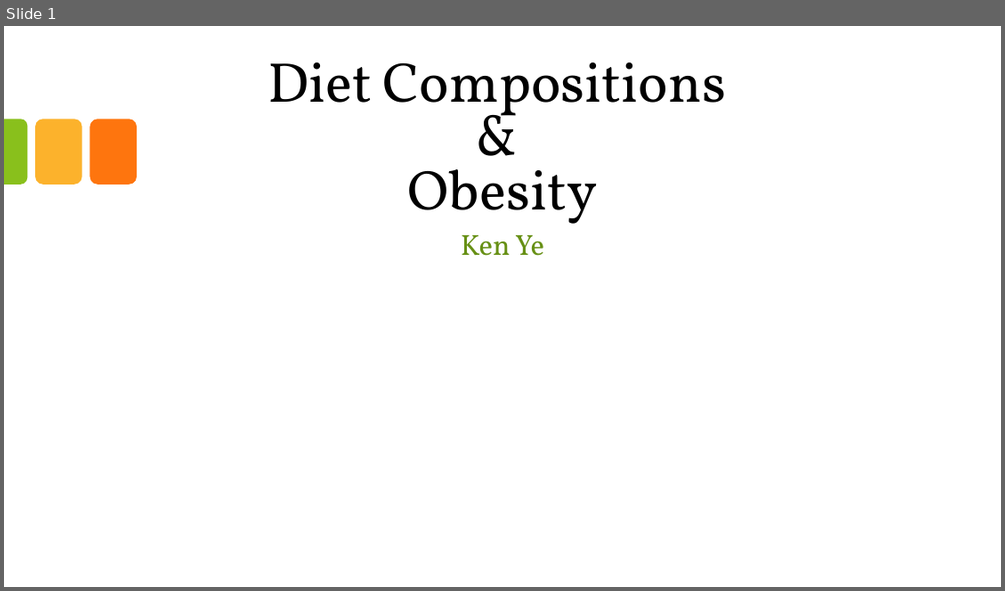
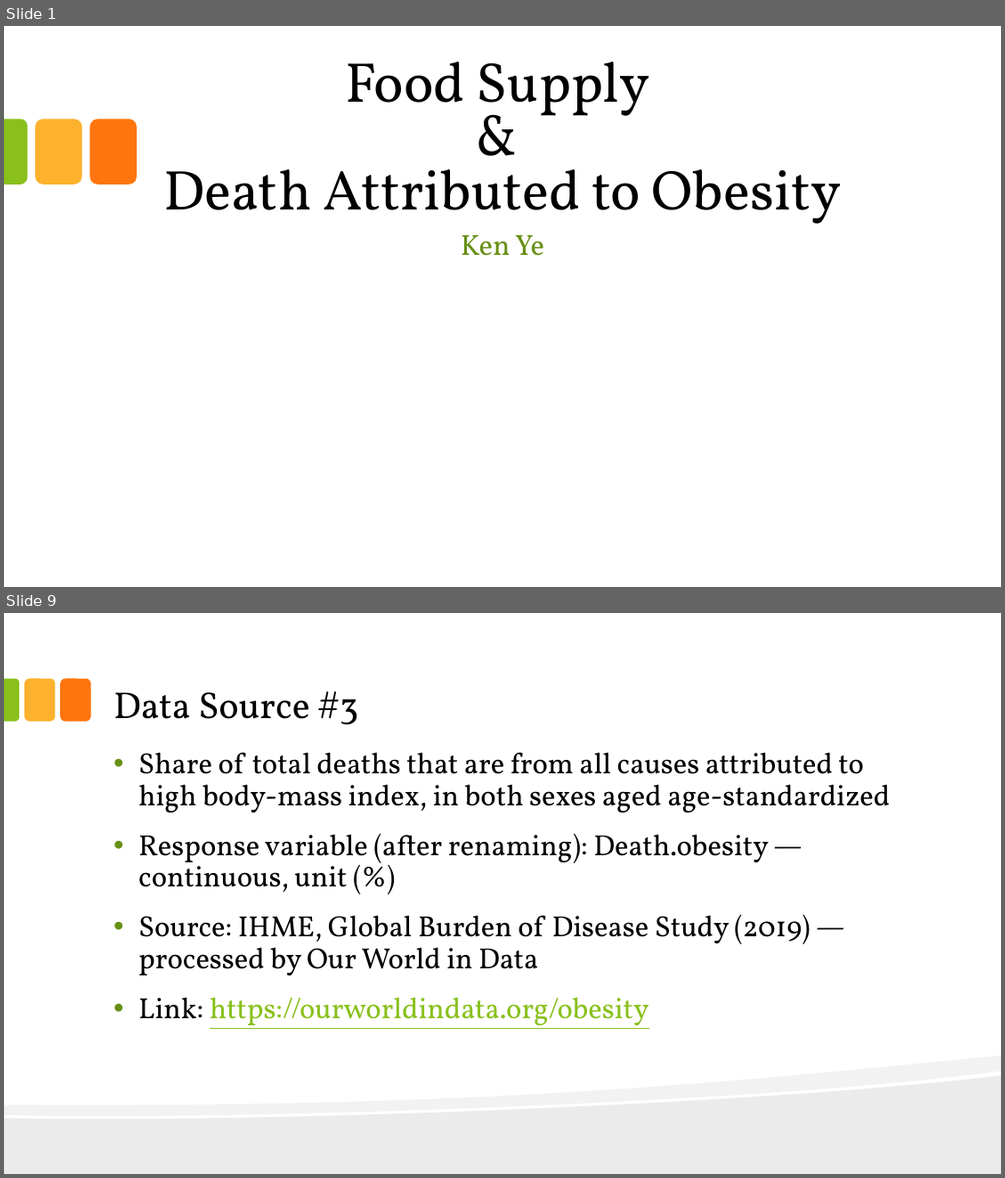
Before and after one commit to KenYe23/Diet-Compositions-and-Obesity, a slide deck: Food Supply and Death Attributed to Obesity.pptx. Shown one above the other, each under a label of ours: slide 1 before the commit, slides 1 and 9 after it; the slides between them are not shown. The pictures are 1005x591 and 1005x1178 pixels, drawn with LibreOffice and Linux fonts; fonts in the diff are those of the drawing; background and template pictures are left out. Boxes give left, top, right and bottom in pixels: in the first picture for what was removed or moved away, otherwise in the second. Text is boxed around its words. In the diff, an @@ line names an element or a change of style, - is before the commit and + after.

```diff
--- a/Food Supply and Death Attributed to Obesity.pptx
+++ b/Food Supply and Death Attributed to Obesity.pptx
@@ slide 9 added at [4,613,1001,1174], background #FFFFFF @@
@@ round same rect added at [4,679,20,722], fill #89C01C @@
@@ rounded rectangle added at [24,679,55,722], fill #FCB22C @@
@@ rounded rectangle added at [60,679,90,722], fill #FE750E @@
@@ title added at [113,691,358,725], 36 pt, text #000000 @@
+Data Source #3
@@ text added at [138,752,890,1029], 28 pt, text #000000 @@
+• Share of total deaths that are from all causes attributed to high body-mass index, in both sexes aged age-standardized
+• Response variable (after renaming): Death.obesity — continuous, unit (%)
+• Source: IHME, Global Burden of Disease Study (2019) — processed by Our World in Data
+• Link: https://ourworldindata.org/obesity
@@ freeform shape added at [4,1055,1001,1174], fill #000000 at 5% opacity @@
@@ freeform shape added at [4,1076,1001,1174], fill #000000 at 8% opacity @@
@@ slide 1 changed as well @@
@@ title at [164,62,841,224]: text changed @@
-Diet Compositions
-&
-Obesity
+Food Supply
+&
+Death Attributed to Obesity
```
Also in this commit, not shown: 26 other slides added, 6 slides removed, 6 other files.
